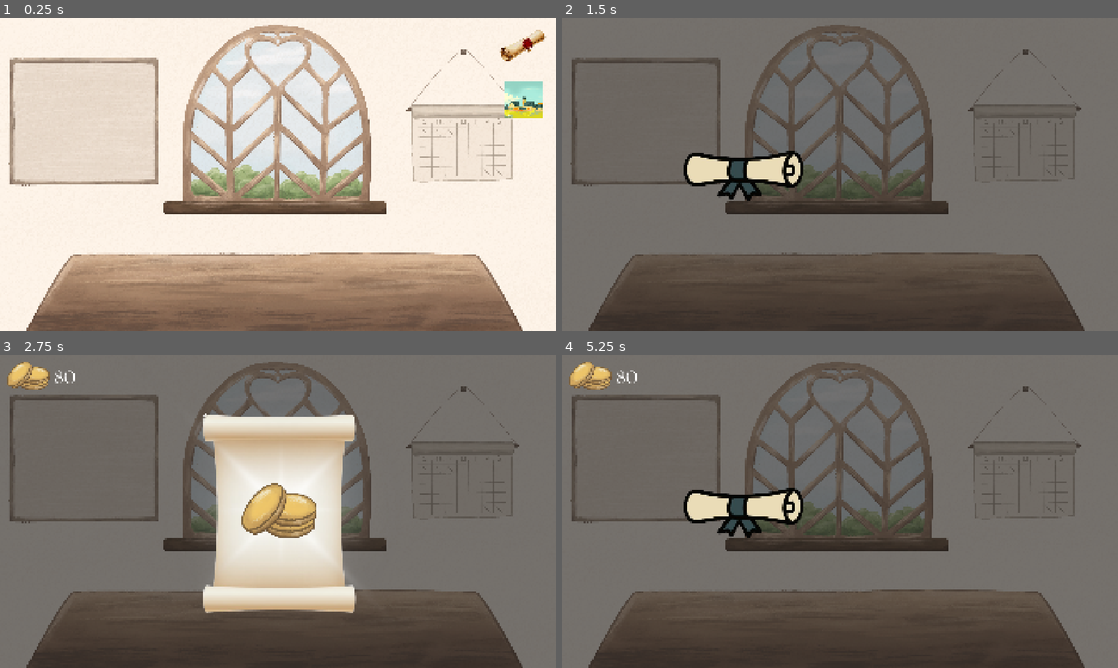
Above: before the commit, frames 1-4 (two rows, left to right).
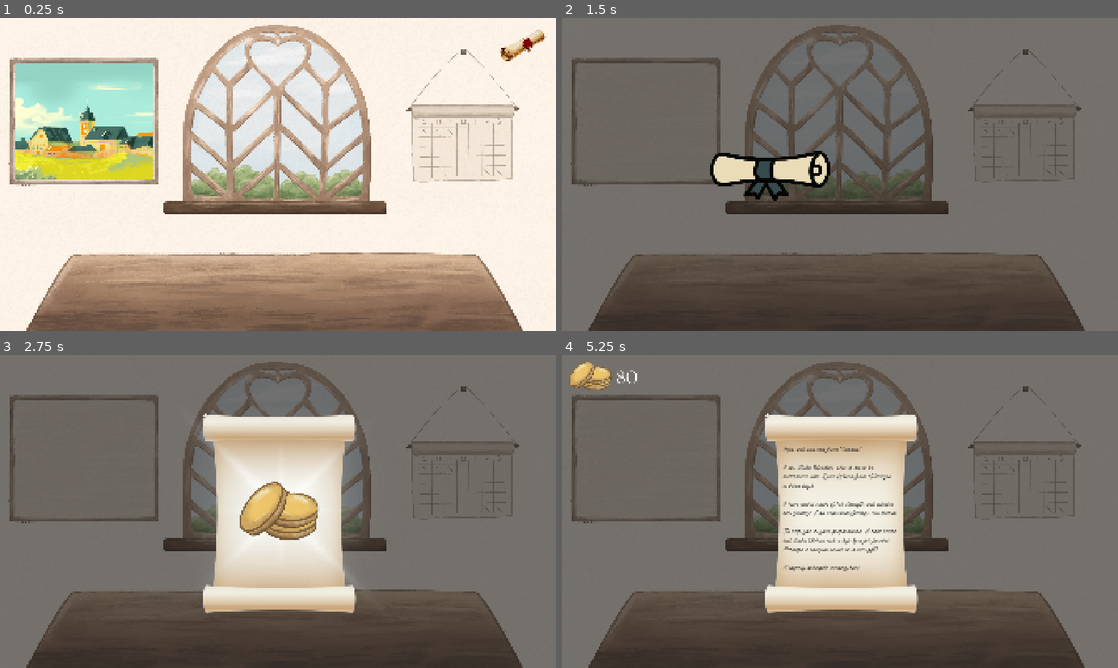
Above: after the commit, the same moments.

Repository: EliJ0y/Kingdom-Sweethearts
Game: Godot game, scene res://Scenes/home_desk.tscn
Same seed, same stepped clock (60 frames per second), same inputs: the game is played once before the commit and once after it.
Inputs (mouse positions are in pixels of both pictures, inside the frame that each line leads up to):
- Up to frame 1 (0.25 s): no input
- Up to frame 2 (1.5 s): click (1084, 43) at 0.5 s; click (745, 174) at 1.25 s
- Up to frame 3 (2.75 s): tap Enter (Enter) at 2, 2.1 s
- Up to frame 4 (5.25 s): tap Enter (Enter) at 2.85, 3.6, 4.35 s; tap Space at 4.25 s; click (906, 580) at 5 s, where only the run before the commit has a clickable "Next Scroll"

The runs differ from the first frame. In frame 1, 9.9% of the frame differs, in the area x 2-98%, y 14-52%; in frame 2, 2.4%; in frame 3, 1.2%; in frame 4, 17%, in the area x 21-65%, y 18-83%.

Commit message:
Kohan's scroll fully working, silv's still having issues

Diff:
--- a/kingdom-sweethearts/Scenes/home_desk.tscn
+++ b/kingdom-sweethearts/Scenes/home_desk.tscn
@@ -22,11 +22,11 @@
 texture_normal = ExtResource("2_ffuct")
 
 [node name="Town Icon" type="TextureButton" parent="." unique_id=681816291]
-offset_left = 1744.0
-offset_top = 219.0
-offset_right = 2247.0
-offset_bottom = 724.0
-scale = Vector2(0.25373322, 0.25373322)
+offset_left = 51.0
+offset_top = 156.0
+offset_right = 554.0
+offset_bottom = 661.0
+scale = Vector2(0.9549716, 0.7962345)
 action_mode = 0
 texture_normal = ExtResource("3_eupsi")
 
--- a/kingdom-sweethearts/Scenes/scrolls.tscn
+++ b/kingdom-sweethearts/Scenes/scrolls.tscn
@@ -128,4 +128,6 @@
 
 [connection signal="pressed" from="CanvasLayer/Opened Scroll/Ribbon Arrow" to="." method="_on_ribbon_arrow_pressed"]
 [connection signal="pressed" from="CanvasLayer/Tied Scroll 1" to="." method="_on_tied_scroll_silv_pressed"]
+[connection signal="pressed" from="CanvasLayer/Tied Scroll 1" to="." method="_on_tied_scroll_1_pressed"]
 [connection signal="pressed" from="CanvasLayer/Tied Scroll 2" to="." method="_on_tied_scroll_kohan_pressed"]
+[connection signal="pressed" from="CanvasLayer/Tied Scroll 2" to="." method="_on_tied_scroll_2_pressed"]
--- a/kingdom-sweethearts/Scripts/scrolls.gd
+++ b/kingdom-sweethearts/Scripts/scrolls.gd
@@ -8,7 +8,6 @@
 @onready var tied_scroll_1 = $"CanvasLayer/Tied Scroll 1"
 @onready var tied_scroll_2 = $"CanvasLayer/Tied Scroll 2"
 
-var scroll_text
 var scroll_1_text = "\n\n".join(scroll_1.lines)
 var scroll_2_text = "\n\n".join(scroll_2.lines)
 
@@ -17,6 +16,7 @@
 
 var scroll_1_pressed = false
 var scroll_2_pressed = false
+var scroll_count = 0
 var stop_text_animation = false
 
 
@@ -43,16 +43,17 @@
 		opened_scroll_2.visible_characters = -1
 
 
-func _on_tied_scroll_silv_pressed() -> void:
+func _on_tied_scroll_1_pressed() -> void:
 	tied_scroll_1.disabled = true
 	tied_scroll_2.hide()
-	scroll_1_pressed = true;
+	scroll_1_pressed = true
+	scroll_count += 1
 
-	var silvtween = create_tween()
-	silvtween.tween_property($"CanvasLayer/Tied Scroll (Silv)", "position", Vector2(740, 440), 0.8)
-	silvtween.tween_callback(_open_scroll_silv)
+	var scroll_1_tween = create_tween()
+	scroll_1_tween.tween_property($"CanvasLayer/Tied Scroll 1", "position", Vector2(740, 440), 0.8)
+	scroll_1_tween.tween_callback(open_scroll_1)
 
-func _open_scroll_silv() -> void:
+func open_scroll_1() -> void:
 	await get_tree().create_timer(0.2).timeout
 	tied_scroll_1.hide()
 	$"CanvasLayer/Opened Scroll".show()
@@ -60,16 +61,17 @@
 	_coins_appear()
 
 
-func _on_tied_scroll_kohan_pressed() -> void:
+func _on_tied_scroll_2_pressed() -> void:
 	tied_scroll_2.disabled = true
 	tied_scroll_1.hide()
 	scroll_2_pressed = true
+	scroll_count += 1
 
-	var kohantween = create_tween()
-	kohantween.tween_property($"CanvasLayer/Tied Scroll (Kohan)", "position", Vector2(740, 440), 0.8)
-	kohantween.tween_callback(_open_scroll_kohan)
+	var scroll_2_tween = create_tween()
+	scroll_2_tween.tween_property($"CanvasLayer/Tied Scroll 2", "position", Vector2(740, 440), 0.8)
+	scroll_2_tween.tween_callback(open_scroll_2)
 
-func _open_scroll_kohan() -> void:
+func open_scroll_2() -> void:
 	await get_tree().create_timer(0.2).timeout
 	tied_scroll_2.hide()
 	$"CanvasLayer/Opened Scroll".show()
@@ -96,7 +98,6 @@
 	if scroll_1_pressed:
 		opened_scroll_2.hide()
 		opened_scroll_1.show()
-		scroll_text = scroll_1_text
 
 		while opened_scroll_1.visible_characters < opened_scroll_1.text.length() && stop_text_animation == false:
 			opened_scroll_1.visible_characters += 1
@@ -105,28 +106,34 @@
 	if scroll_2_pressed:
 		opened_scroll_1.hide()
 		opened_scroll_2.show()
-		scroll_text = scroll_2_text
 
 		while opened_scroll_2.visible_characters < opened_scroll_2.text.length() && stop_text_animation == false:
 			opened_scroll_2.visible_characters += 1
 			await get_tree().create_timer(0.03).timeout
 
 	await get_tree().create_timer(0.5).timeout
-
-	if opened_scroll_1.visible_characters == opened_scroll_1.text.length() || opened_scroll_1.visible_characters == -1:
-		await get_tree().create_timer(0.5).timeout
-		$"CanvasLayer/Opened Scroll/Ribbon Arrow".show()
-	if opened_scroll_2.visible_characters == opened_scroll_2.text.length() || opened_scroll_2.visible_characters == -1:
-		await get_tree().create_timer(0.5).timeout
-		$"CanvasLayer/Opened Scroll/Ribbon Arrow".show()
+	if scroll_count < 2:
+		if (opened_scroll_1.visible_characters == opened_scroll_1.text.length() || opened_scroll_1.visible_characters == -1):
+			await get_tree().create_timer(0.5).timeout
+			$"CanvasLayer/Opened Scroll/Ribbon Arrow".show()
+		else: if (opened_scroll_2.visible_characters == opened_scroll_2.text.length() || opened_scroll_2.visible_characters == -1):
+			await get_tree().create_timer(0.5).timeout
+			$"CanvasLayer/Opened Scroll/Ribbon Arrow".show()
 
 func _on_ribbon_arrow_pressed() -> void:
 	$"CanvasLayer/Opened Scroll".hide()
+	stop_text_animation = false
+
 	if scroll_1_pressed:
+		scroll_1_pressed = false
 		tied_scroll_2.show()
 		$"CanvasLayer/Opened Scroll/Ribbon Arrow".hide()
-		_on_tied_scroll_kohan_pressed()
+		opened_scroll_1.hide()
+		_on_tied_scroll_2_pressed()
+
 	if scroll_2_pressed:
+		scroll_2_pressed = false
 		tied_scroll_1.show()
 		$"CanvasLayer/Opened Scroll/Ribbon Arrow".hide()
-		_on_tied_scroll_silv_pressed()
+		opened_scroll_2.hide()
+		_on_tied_scroll_1_pressed()
